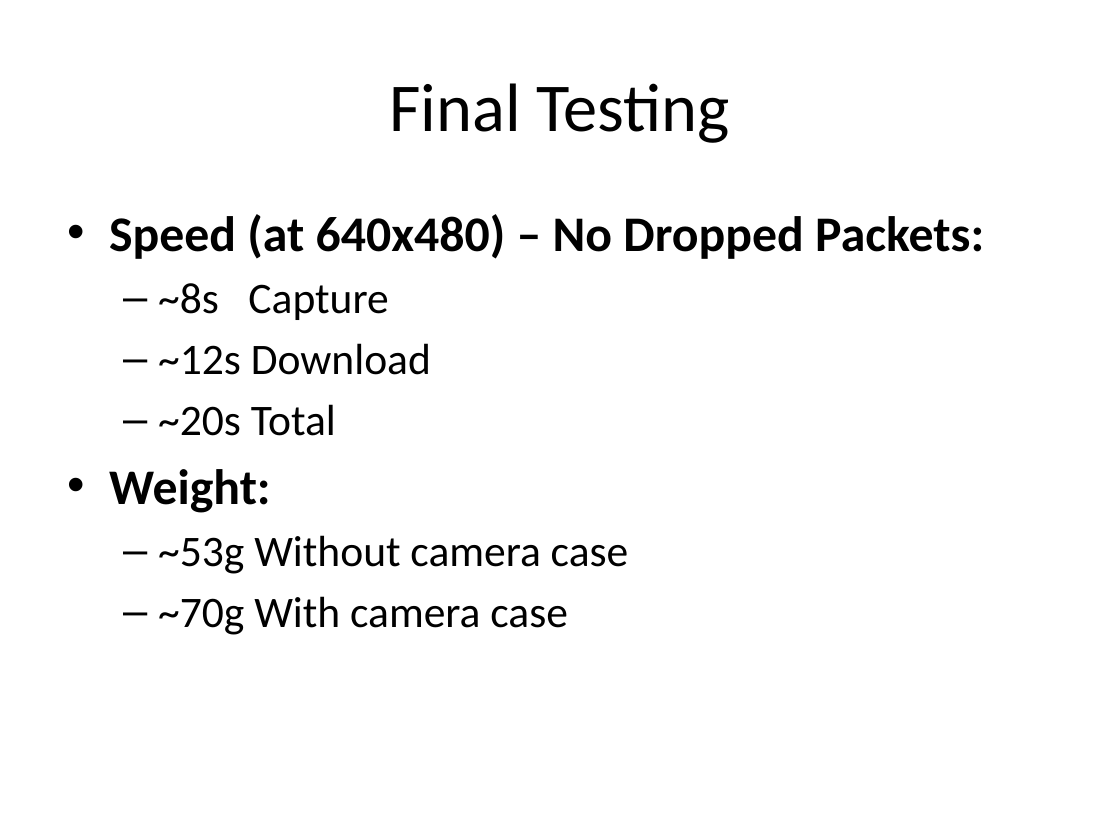
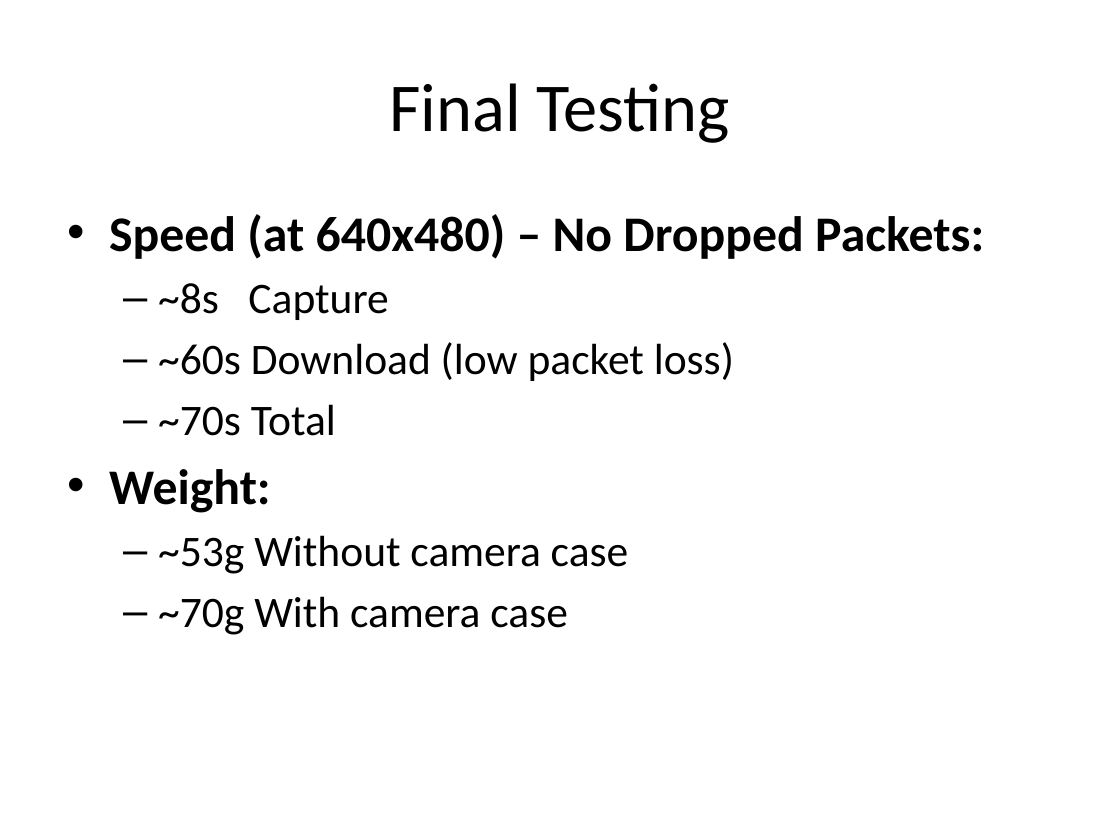
Before and after one commit to uavcamera/uavcamera, a slide deck: slide 34 of documents/finalpresentation/GDP Group 18 pres.pptx. Drawn at 1120x840 pixels with LibreOffice and Linux fonts; fonts in the diff are those of the drawing. Boxes give left, top, right and bottom in pixels: in the first picture for what was removed or moved away, otherwise in the second. Text is boxed around its words. In the diff, an @@ line names an element or a change of style, - is before the commit and + after.

```diff
--- a/documents/finalpresentation/GDP Group 18 pres.pptx
+++ b/documents/finalpresentation/GDP Group 18 pres.pptx
@@ text at box(158, 342, 734, 436): text changed @@
-  – ~12s Download
-  – ~20s Total
+  – ~60s Download (low packet loss)
+  – ~70s Total
```
Also in this commit, not shown: 5 other slides changed.
